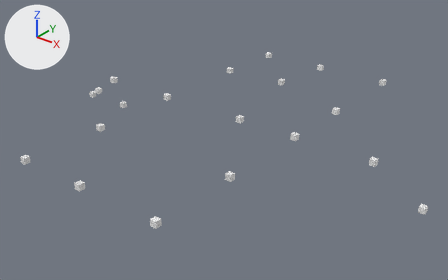
The OBJ model Assets/LevelData/Room2LevelData.obj, before and after one commit.
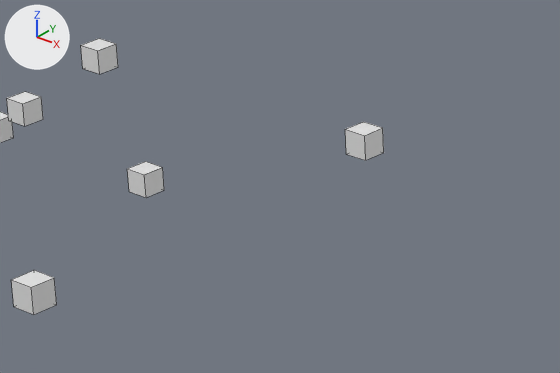
The first picture shows the older version from a 50 mm lens placed at (194.2, -150.8, 95.9), pointed at (71.9, 2.0, 1.2). The close-ups show both versions on the part from 21% to 46% of the width and 24% to 51% of the height of that picture; other places that the commit changed are outside them. The lights are fixed; the arrows at upper left show +X, +Y and +Z. The close-ups show mesh edges as thin lines. Where no turn or scale is listed for an object, it has been applied to the vertices.

Names of what the first close-up shows: 'Chest_Cube.042', 'Light.001_Cube.044', 'Light.015_Cube.059', 'Light_Cube.043', 'Respawn_Cube.065'.
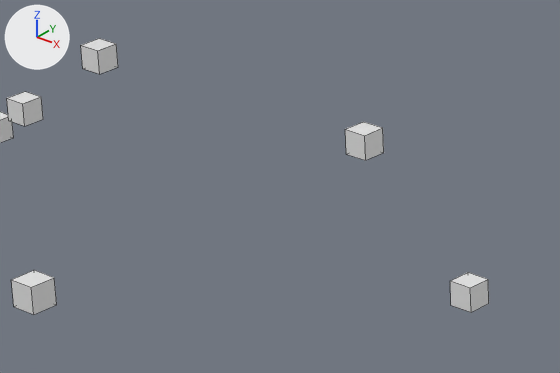
Where the change shows, as pixel boxes [x1, y1, x2, y2] in the close-ups (560 x 373 px):
'Chest_Cube.042', mesh moved: before [127, 161, 164, 197]; after [450, 272, 489, 312]

The change in detail:
me_chest_cube_042 has 8 vertices, 6 faces and spans x 17.61..19.61, y 3.01..5.01, z -1.0..1.0.
me_chest_cube_042 is used by ob_chest_cube_042; location (0.0, 0.0, 0.0).
me_chest_cube_042 part 1: the whole mesh is moved by (34.96, 0.0, 0.0).
